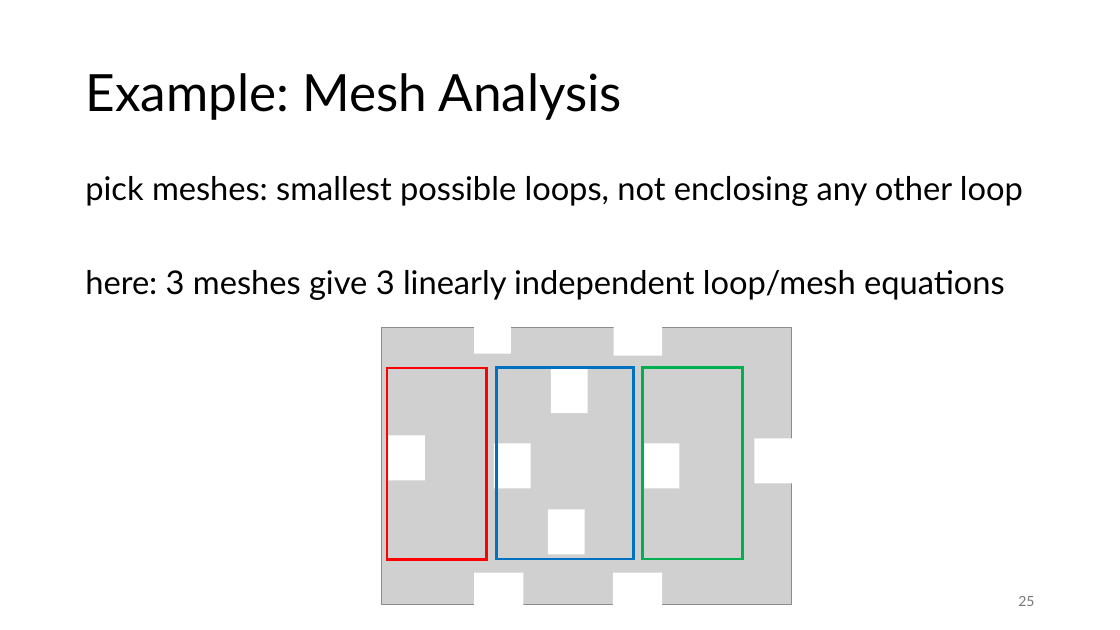
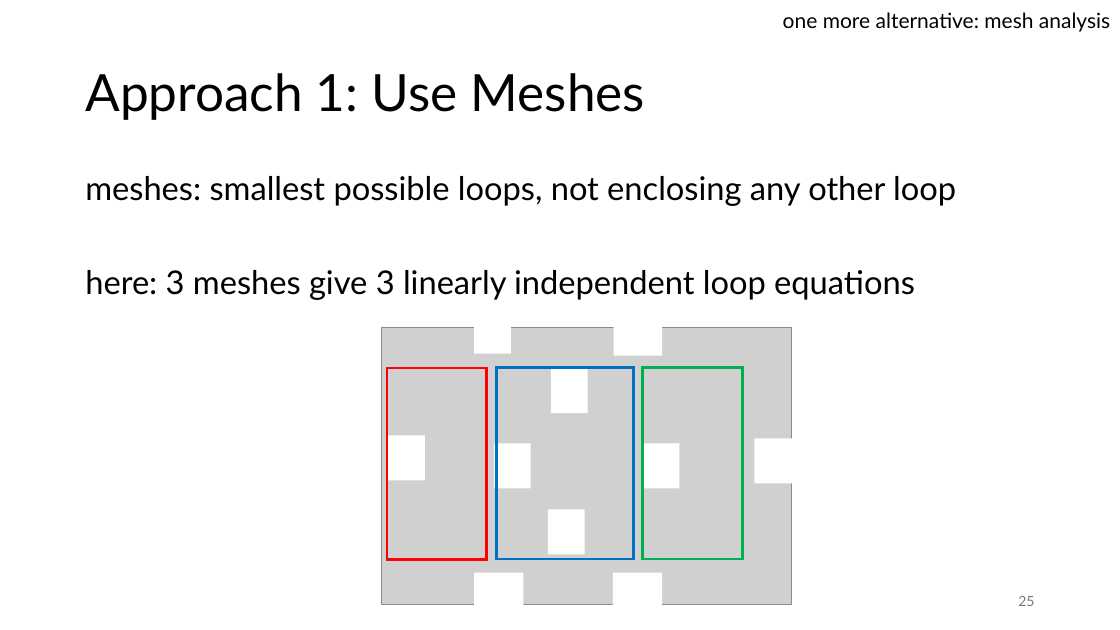
Before and after one commit to FelixWick/intro_electrical_eng, a slide deck: slide 25 of slides/2_DCcircuits.pptx. Drawn at 1120x630 pixels with LibreOffice and Linux fonts; fonts in the diff are those of the drawing; grey boxes stand for pictures. Boxes give left, top, right and bottom in pixels: in the first picture for what was removed or moved away, otherwise in the second. Text is boxed around its words. In the diff, an @@ line names an element or a change of style, - is before the commit and + after.

Commit message:
clarification on network analysis methods

```diff
--- a/slides/2_DCcircuits.pptx
+++ b/slides/2_DCcircuits.pptx
@@ text added at box(783, 12, 1110, 32), 18 pt, text #000000 @@
+one more alternative: mesh analysis
@@ title at box(85, 73, 645, 120): text changed @@
-Example: Mesh Analysis
+Approach 1: Use Meshes
@@ text at box(85, 176, 956, 300): text changed @@
-pick meshes: smallest possible loops, not enclosing any other loop
-here: 3 meshes give 3 linearly independent loop/mesh equations
+meshes: smallest possible loops, not enclosing any other loop
+here: 3 meshes give 3 linearly independent loop equations
```
Also in this commit, not shown: 4 other slides changed, 1 slide added, 1 other file.
